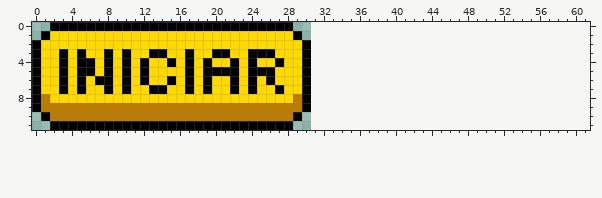
File history of a pixel-art sprite, cliente/assets/botoes/iniciar.png. The picture above is the old version.
The file is 155x60 pixels, drawn in blocks of 5x5; one block is one cell here. The old version is drawn lined up with the new one, on the new canvas.
Now the later version:
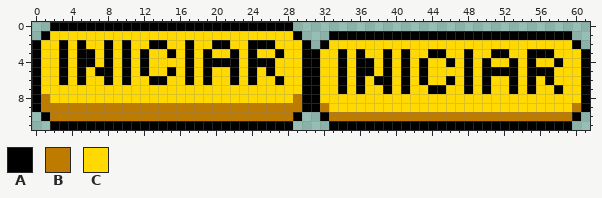
Palette (. is transparent): A #000000  B #bd7b00  C #ffd900
The edit:
{"change": "canvas 31x12 -> 62x12"}
{"y":1,"x":33,"old":"...........................","new":"AAAAAAAAAAAAAAAAAAAAAAAAAAA"}
{"y":2,"x":3,"old":"C","new":"A"}
{"y":2,"x":5,"old":"C","new":"A"}
{"y":2,"x":8,"old":"C","new":"A"}
{"y":2,"x":10,"old":"C","new":"A"}
{"y":2,"x":13,"old":"CC","new":"AA"}
{"y":2,"x":17,"old":"C","new":"A"}
{"y":2,"x":20,"old":"CC","new":"AA"}
{"y":2,"x":24,"old":"CCC","new":"AAA"}
{"y":2,"x":32,"old":".............................","new":"ACCCCCCCCCCCCCCCCCCCCCCCCCCCA"}
{"y":3,"x":6,"old":"C","new":"A"}
{"y":3,"x":12,"old":"CAAC","new":"ACCA"}
{"y":3,"x":19,"old":"CAAC","new":"ACCA"}
{"y":3,"x":25,"old":"AAC","new":"CCA"}
{"y":3,"x":31,"old":"...............................","new":"ACCACACCACACCAACCACCAACCAAACCCA"}
{"y":4,"x":15,"old":"A","new":"C"}
{"y":4,"x":20,"old":"CC","new":"AA"}
{"y":4,"x":25,"old":"CCA","new":"AAC"}
{"y":4,"x":31,"old":"...............................","new":"ACCACAACACACACCACACACCACACCACCA"}
{"y":5,"x":6,"old":"AC","new":"CA"}
{"y":5,"x":15,"old":"C","new":"A"}
{"y":5,"x":20,"old":"AA","new":"CC"}
{"y":5,"x":25,"old":"A","new":"C"}
{"y":5,"x":31,"old":"...............................","new":"ACCACAACACACACCCCACAAAACAAACCCA"}
{"y":6,"x":7,"old":"A","new":"C"}
{"y":6,"x":12,"old":"ACCA","new":"CAAC"}
{"y":6,"x":26,"old":"AC","new":"CA"}
{"y":6,"x":31,"old":"...............................","new":"ACCACACAACACACCACACACCACACACCCA"}
{"y":7,"x":3,"old":"A","new":"C"}
{"y":7,"x":5,"old":"A","new":"C"}
{"y":7,"x":8,"old":"A","new":"C"}
{"y":7,"x":10,"old":"A","new":"C"}
{"y":7,"x":13,"old":"AA","new":"CC"}
{"y":7,"x":17,"old":"A","new":"C"}
{"y":7,"x":19,"old":"A","new":"C"}
{"y":7,"x":22,"old":"A","new":"C"}
{"y":7,"x":24,"old":"A","new":"C"}
{"y":7,"x":27,"old":"A","new":"C"}
{"y":7,"x":31,"old":"...............................","new":"ACCACACCACACCAACCACACCACACCACCA"}
{"y":8,"x":31,"old":"...............................","new":"ACCCCCCCCCCCCCCCCCCCCCCCCCCCCCA"}
{"y":9,"x":31,"old":"...............................","new":"ABCCCCCCCCCCCCCCCCCCCCCCCCCCCBA"}
{"y":10,"x":32,"old":".............................","new":"ABBBBBBBBBBBBBBBBBBBBBBBBBBBA"}
{"y":11,"x":33,"old":"...........................","new":"AAAAAAAAAAAAAAAAAAAAAAAAAAA"}
